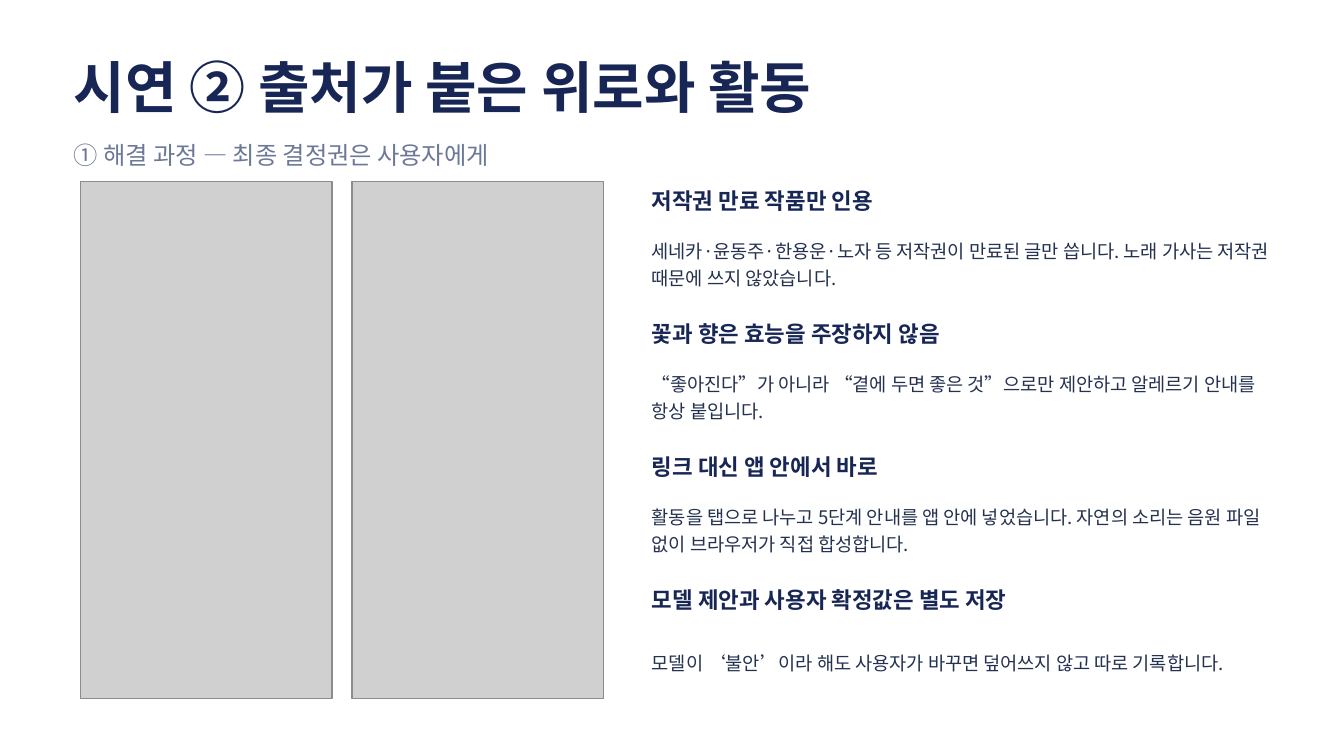
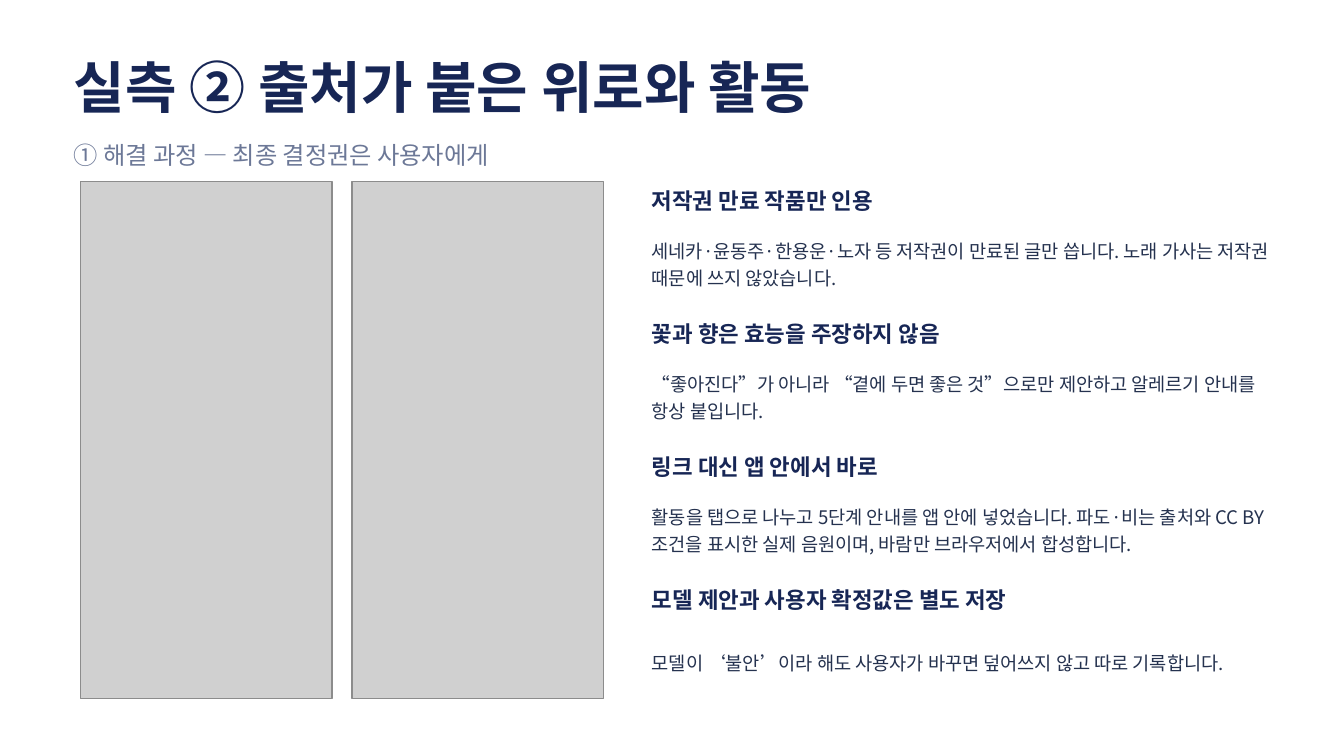
Before and after one commit to codyssey-seungmin/M2-1, a slide deck: slide 8 of docs/presentation.pptx. Drawn at 1344x756 pixels with LibreOffice and Linux fonts; fonts in the diff are those of the drawing; grey boxes stand for pictures. Boxes give left, top, right and bottom in pixels: in the first picture for what was removed or moved away, otherwise in the second. Text is boxed around its words. In the diff, an @@ line names an element or a change of style, - is before the commit and + after.

```diff
--- a/docs/presentation.pptx
+++ b/docs/presentation.pptx
@@ text at box(74, 60, 811, 113): text changed @@
-시연 ② 출처가 붙은 위로와 활동
+실측 ② 출처가 붙은 위로와 활동
@@ text at box(652, 508, 1265, 555): text changed @@
-활동을 탭으로 나누고 5단계 안내를 앱 안에 넣었습니다. 자연의 소리는 음원 파일 없이 브라우저가 직접 합성합니다.
+활동을 탭으로 나누고 5단계 안내를 앱 안에 넣었습니다. 파도·비는 출처와 CC BY 조건을 표시한 실제 음원이며, 바람만 브라우저에서 합성합니다.
```
Also in this commit, not shown: 9 other slides changed, 2 other files.
